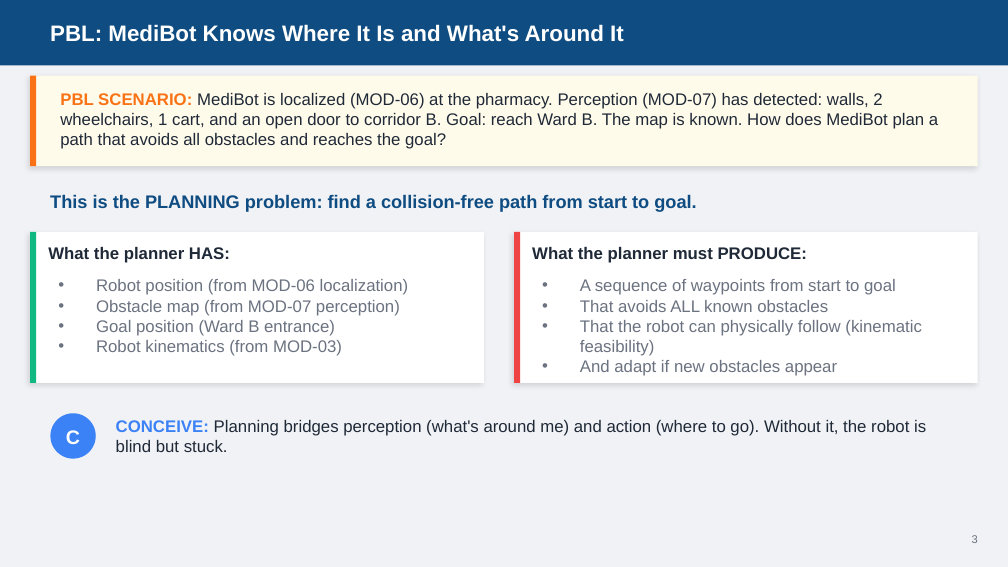
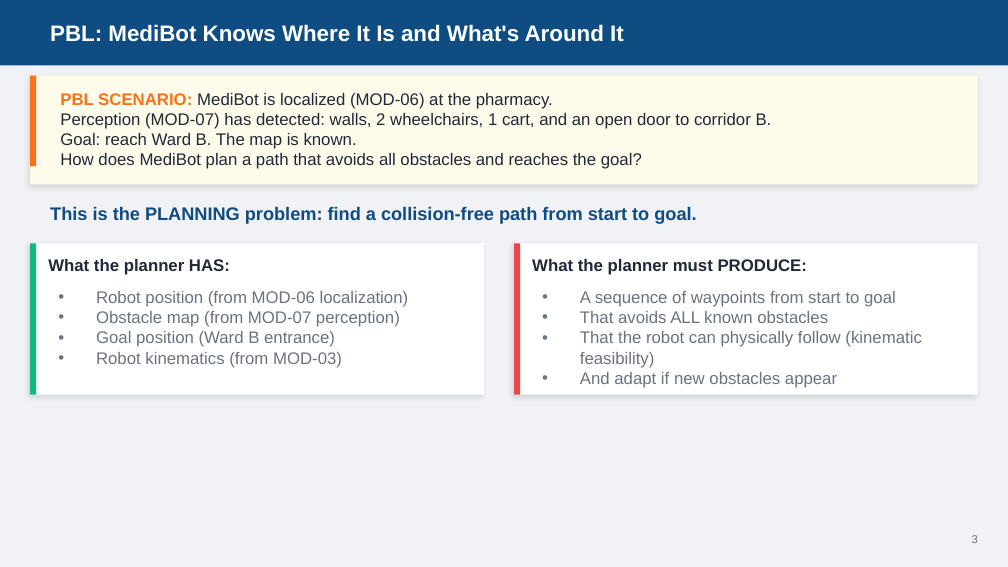
Before and after one commit to AbbadiAhmad/mobile_robots_course, a slide deck: slide 3 of Slides/Mod09/MOD009-Planning.pptx. Drawn at 1008x567 pixels with LibreOffice and Linux fonts; fonts in the diff are those of the drawing. Boxes give left, top, right and bottom in pixels: in the first picture for what was removed or moved away, otherwise in the second. Text is boxed around its words. In the diff, an @@ line names an element or a change of style, - is before the commit and + after.

```diff
--- a/Slides/Mod09/MOD009-Planning.pptx
+++ b/Slides/Mod09/MOD009-Planning.pptx
@@ rectangle: place and size @@
-rectangle at [30, 76, 978, 166]
+rectangle at [30, 76, 978, 184]
@@ text at [60, 93, 772, 169]: text changed @@
-PBL SCENARIO: MediBot is localized (MOD-06) at the pharmacy. Perception (MOD-07) has detected: walls, 2 wheelchairs, 1 cart, and an open door to corridor B. Goal: reach Ward B. The map is known. How does MediBot plan a path that avoids all obstacles and reaches the goal?
+PBL SCENARIO: MediBot is localized (MOD-06) at the pharmacy.
+Perception (MOD-07) has detected: walls, 2 wheelchairs, 1 cart, and an open door to corridor B.
+Goal: reach Ward B. The map is known.
+How does MediBot plan a path that avoids all obstacles and reaches the goal?
@@ text "This is the PLANNING problem: ...": place and size @@
-text "This is the PLANNING problem: ..." at [50, 194, 696, 212]
+text "This is the PLANNING problem: ..." at [50, 206, 696, 224]
@@ 4 texts, 4 rectangles: place and size @@
-4 texts, 4 rectangles at [30, 232, 978, 383]
+4 texts, 4 rectangles at [30, 244, 978, 395]
@@ ellipse removed at [50, 413, 96, 459] @@
@@ text removed at [66, 430, 80, 444] @@
-C
@@ text removed at [116, 420, 926, 452] @@
-CONCEIVE: Planning bridges perception (what's around me) and action (where to go). Without it, the robot is blind but stuck.
```
Also in this commit, not shown: 13 other slides changed, 3 other files.
